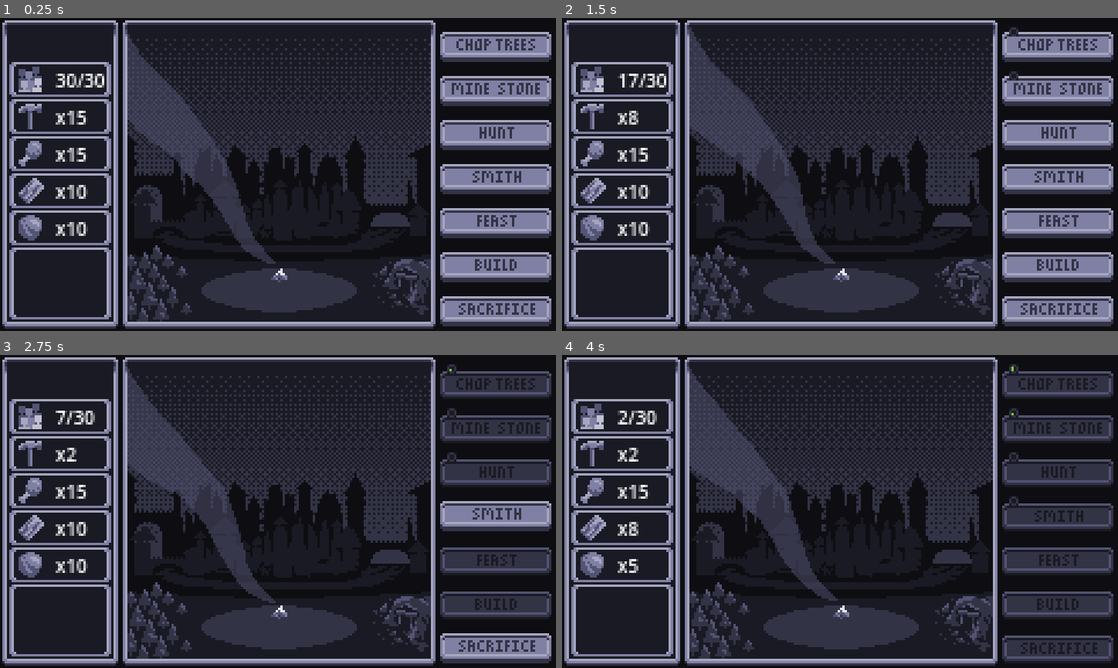
Above: before the commit, frames 1-4 (two rows, left to right).
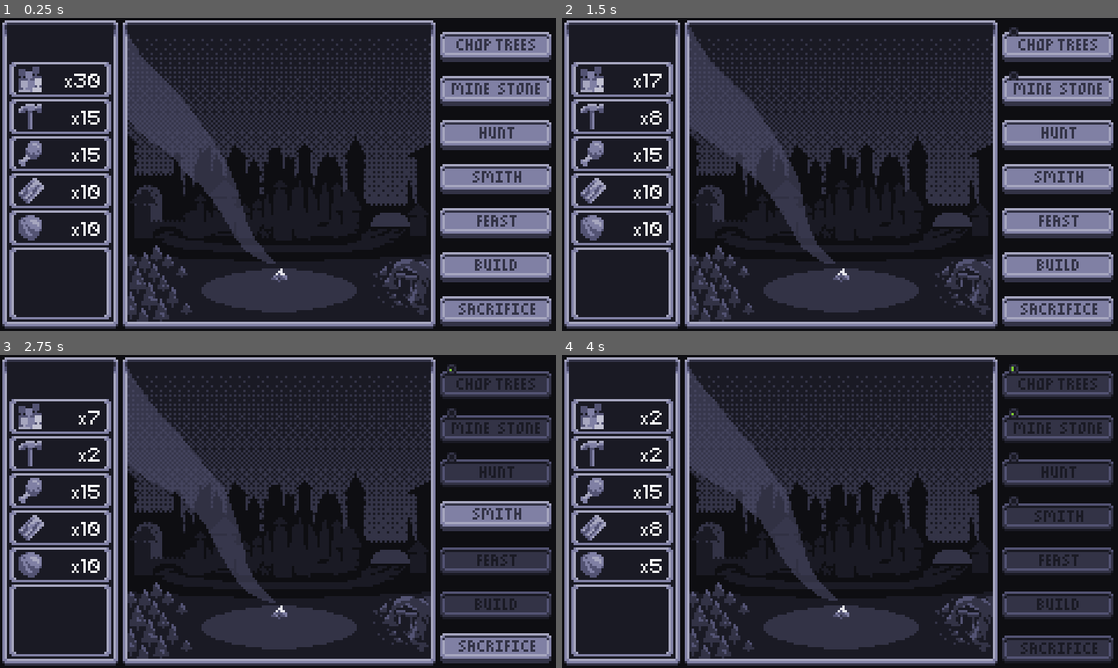
Above: after the commit, the same moments.

Repository: Gugubo/Inevitable
Game: Godot game, scene res://main.tscn
Two runs of this game, one before a commit and one after it. Both use one fixed random seed, a clock stepped at 60 frames per second and the inputs below.
Inputs (mouse positions are in pixels of both pictures, inside the frame that each line leads up to):
- Up to frame 1 (0.25 s): no input
- Up to frame 2 (1.5 s): click (1056, 46) at 0.5 s; click (1056, 89) at 1.25 s
- Up to frame 3 (2.75 s): click (494, 470) at 2 s
- Up to frame 4 (4 s): click (1056, 514) at 2.75 s

The runs differ from the first frame. In frame 1, 1.1% of the frame differs, in the area x 10-19%, y 17-70%; in frame 2, 1.0%; in frame 3, 1.0%; in frame 4, 0.9%.

Commit message:
Use inevitable font for inventory

Diff:
--- a/inventory_item/inventory_item.tscn
+++ b/inventory_item/inventory_item.tscn
@@ -1,10 +1,13 @@
 [gd_scene format=3 uid="uid://b1jknid0wh26y"]
 
 [ext_resource type="Script" uid="uid://5cs6xf4cgoti" path="res://inventory_item/inventory_item.gd" id="1_gmchj"]
+[ext_resource type="FontFile" uid="uid://dsg1000gjyh5p" path="res://assets/inevitable-font.ttf" id="1_vu2ie"]
 
 [node name="InventoryItem" type="Label" unique_id=283968797]
 offset_right = 9.0
 offset_bottom = 12.0
-theme_override_font_sizes/font_size = 8
+theme_override_fonts/font = ExtResource("1_vu2ie")
+theme_override_font_sizes/font_size = 7
 text = "x999"
+horizontal_alignment = 2
 script = ExtResource("1_gmchj")
--- a/main.tscn
+++ b/main.tscn
@@ -6,7 +6,8 @@
 [ext_resource type="Script" uid="uid://c0v0us8icuuq5" path="res://actions/loot.gd" id="3_1bvp3"]
 [ext_resource type="Script" uid="uid://dywud87lul1w7" path="res://actions/action.gd" id="3_h2yge"]
 [ext_resource type="Texture2D" uid="uid://danveed5ycfnl" path="res://assets/images/UI/buttons.png" id="4_7mycd"]
-[ext_resource type="Script" path="res://population_count.gd" id="6_272bh"]
+[ext_resource type="Script" uid="uid://beayunt17uq6t" path="res://population_count.gd" id="6_272bh"]
+[ext_resource type="FontFile" uid="uid://dsg1000gjyh5p" path="res://assets/inevitable-font.ttf" id="6_efxa6"]
 [ext_resource type="Texture2D" uid="uid://cy57hywbifofx" path="res://assets/images/Gameplay/sky.png" id="8_4c57u"]
 [ext_resource type="Texture2D" uid="uid://pq2x00o2tcv0" path="res://assets/images/Gameplay/scene-foreground.png" id="9_efxa6"]
 [ext_resource type="PackedScene" uid="uid://dw412kjrmjl7a" path="res://fireplace.tscn" id="10_4c57u"]
@@ -270,16 +271,18 @@
 
 [node name="Inventory" type="VBoxContainer" parent="Background" unique_id=1661290803]
 layout_mode = 0
-offset_left = 24.0
-offset_top = 21.0
-offset_right = 33.0
+offset_left = 22.0
+offset_top = 24.0
+offset_right = 44.0
 offset_bottom = 97.0
-theme_override_constants/separation = 4
+theme_override_constants/separation = 10
 
 [node name="Population" type="Label" parent="Background/Inventory" unique_id=70089085]
 layout_mode = 2
-theme_override_font_sizes/font_size = 8
+theme_override_fonts/font = ExtResource("6_efxa6")
+theme_override_font_sizes/font_size = 7
 text = "x999"
+horizontal_alignment = 2
 script = ExtResource("6_272bh")
 
 [node name="Tools" parent="Background/Inventory" unique_id=331343 instance=ExtResource("1_ig7tw")]
--- a/population_count.gd
+++ b/population_count.gd
@@ -7,4 +7,4 @@
 
 
 func _on_population_changed():
-	text = str(GameState.idle_population) + "/" + str(GameState.total_population)
+	text = "x" + str(GameState.idle_population)
Binary file added: assets/inevitable-font.ttf
Not shown, added: assets/inevitable-font.ttf.import
